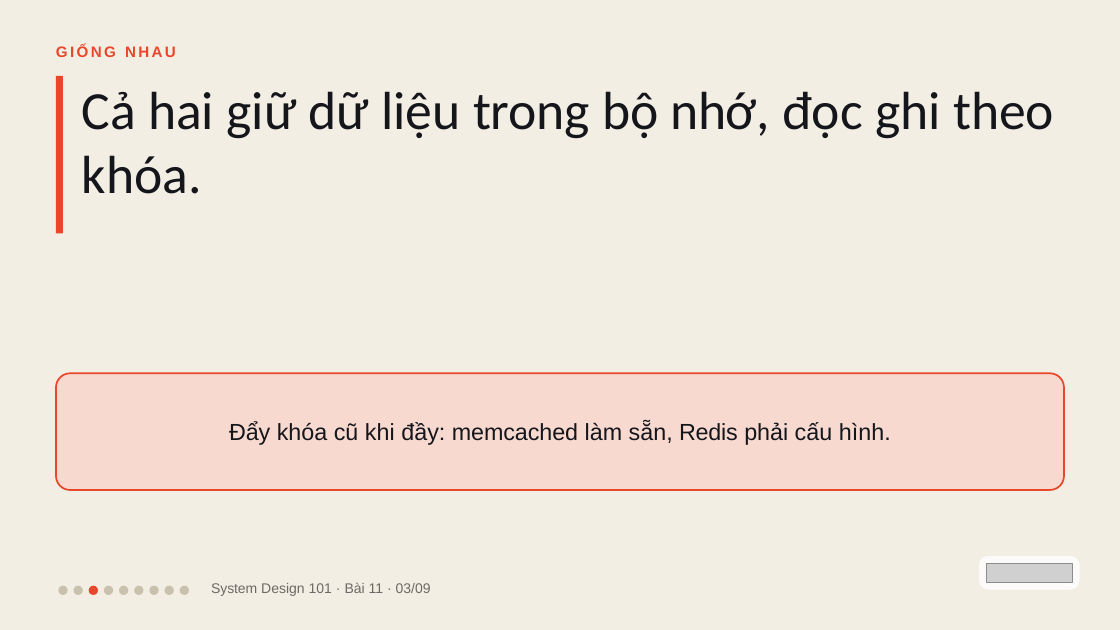
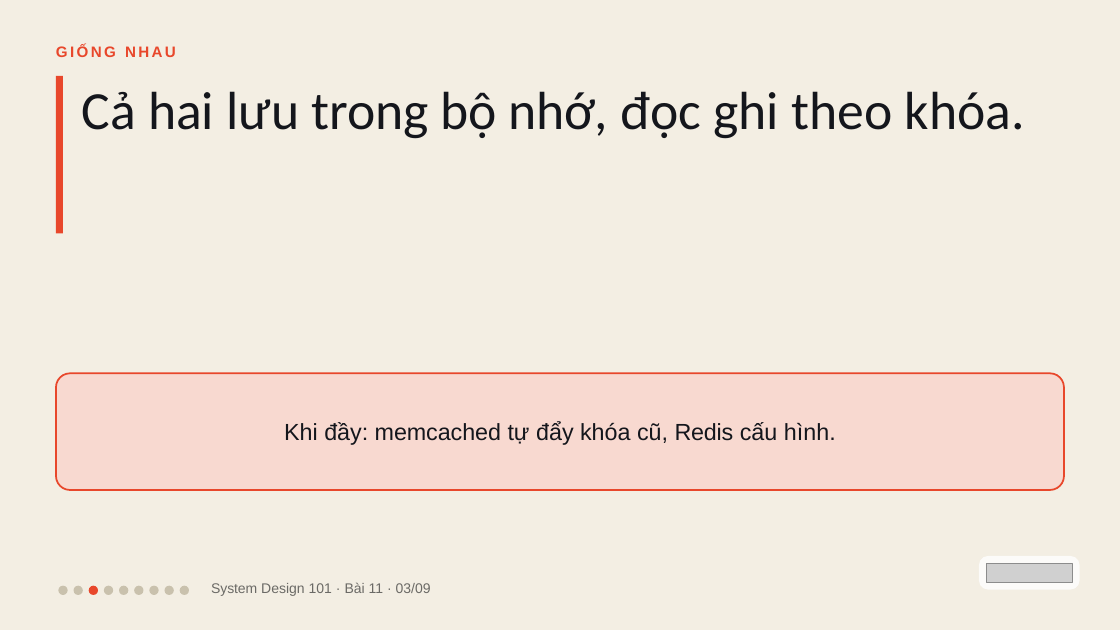
Before and after one commit to vohoailinh90/tool-marketing-studio, a slide deck: slide 3 of system-design-101/vi/lessons/sd-06-011/slides/sd-06-011.pptx. Drawn at 1120x630 pixels with LibreOffice and Linux fonts; fonts in the diff are those of the drawing; grey boxes stand for pictures. Boxes give left, top, right and bottom in pixels: in the first picture for what was removed or moved away, otherwise in the second. Text is boxed around its words. In the diff, an @@ line names an element or a change of style, - is before the commit and + after.

```diff
--- a/system-design-101/vi/lessons/sd-06-011/slides/sd-06-011.pptx
+++ b/system-design-101/vi/lessons/sd-06-011/slides/sd-06-011.pptx
@@ text at box(82, 91, 1025, 139): text changed @@
-Cả hai giữ dữ liệu trong bộ nhớ, đọc ghi theo khóa.
+Cả hai lưu trong bộ nhớ, đọc ghi theo khóa.
@@ text in rounded rectangle at box(284, 422, 836, 445): text changed @@
-Đẩy khóa cũ khi đầy: memcached làm sẵn, Redis phải cấu hình.
+Khi đầy: memcached tự đẩy khóa cũ, Redis cấu hình.
```
Also in this commit, not shown: 3 other slides changed, 7 other files.
